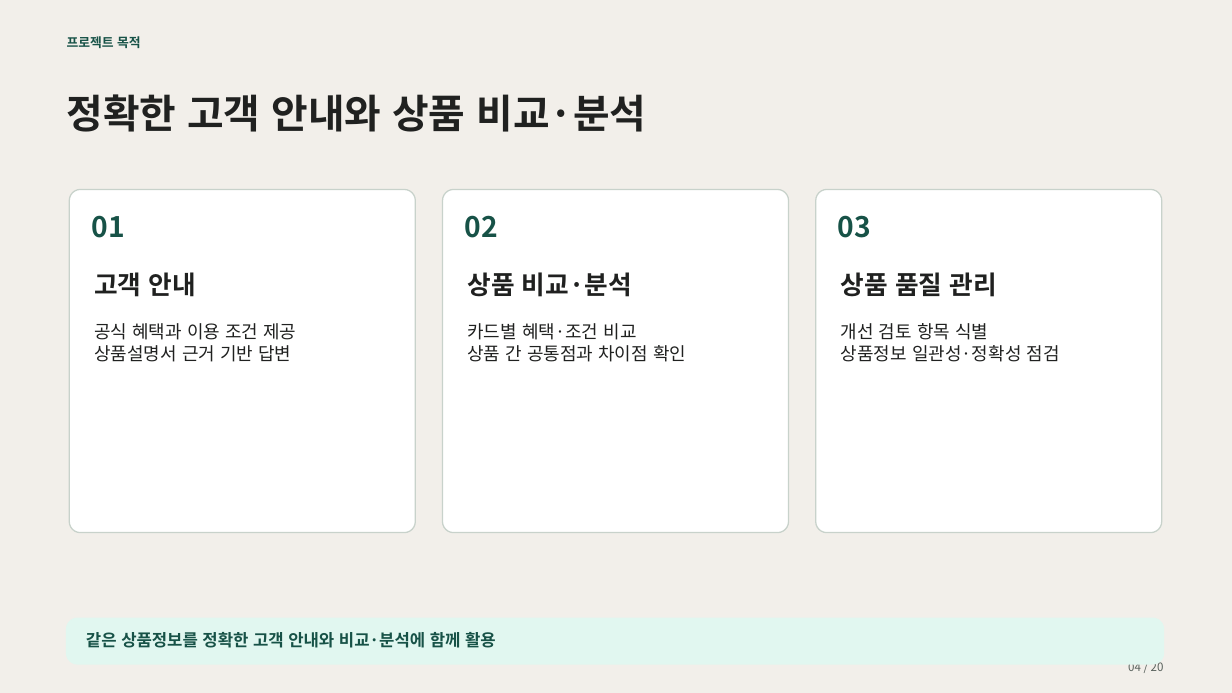
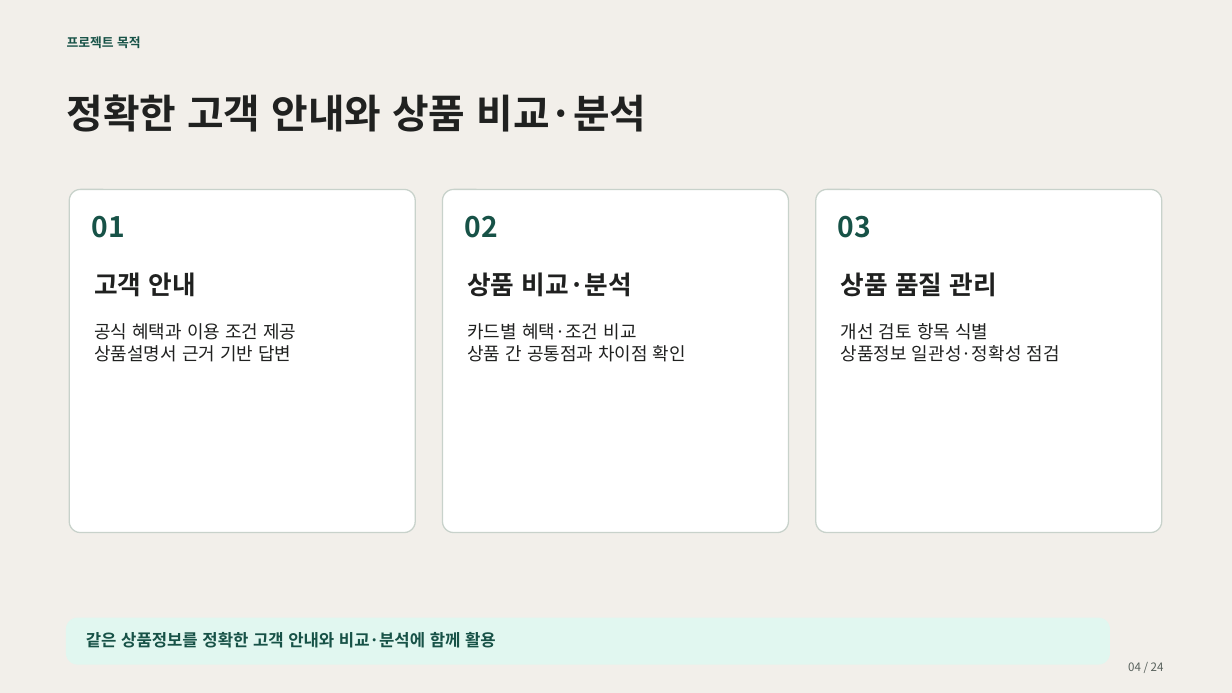
Before and after one commit to encore-ai-campus/mle-02-p2-team3, a slide deck: slide 4 of src/card_benefit/docs/presentation/카드혜택_GraphRAG_최종_20장_검색과근거조회설명추가.pptx. Drawn at 1232x693 pixels with LibreOffice and Linux fonts; fonts in the diff are those of the drawing. Boxes give left, top, right and bottom in pixels: in the first picture for what was removed or moved away, otherwise in the second. Text is boxed around its words. In the diff, an @@ line names an element or a change of style, - is before the commit and + after.

```diff
--- a/src/card_benefit/docs/presentation/카드혜택_GraphRAG_최종_20장_검색과근거조회설명추가.pptx
+++ b/src/card_benefit/docs/presentation/카드혜택_GraphRAG_최종_20장_검색과근거조회설명추가.pptx
@@ rounded rectangle: place and size @@
-rounded rectangle at <box>66,618,1163,664</box>
+rounded rectangle at <box>66,618,1109,663</box>
@@ text at <box>1128,662,1164,671</box>: text changed @@
-04 / 20
+04 / 24
```
Also in this commit, not shown: 22 other slides changed, 1 slide removed, 1 other file.
